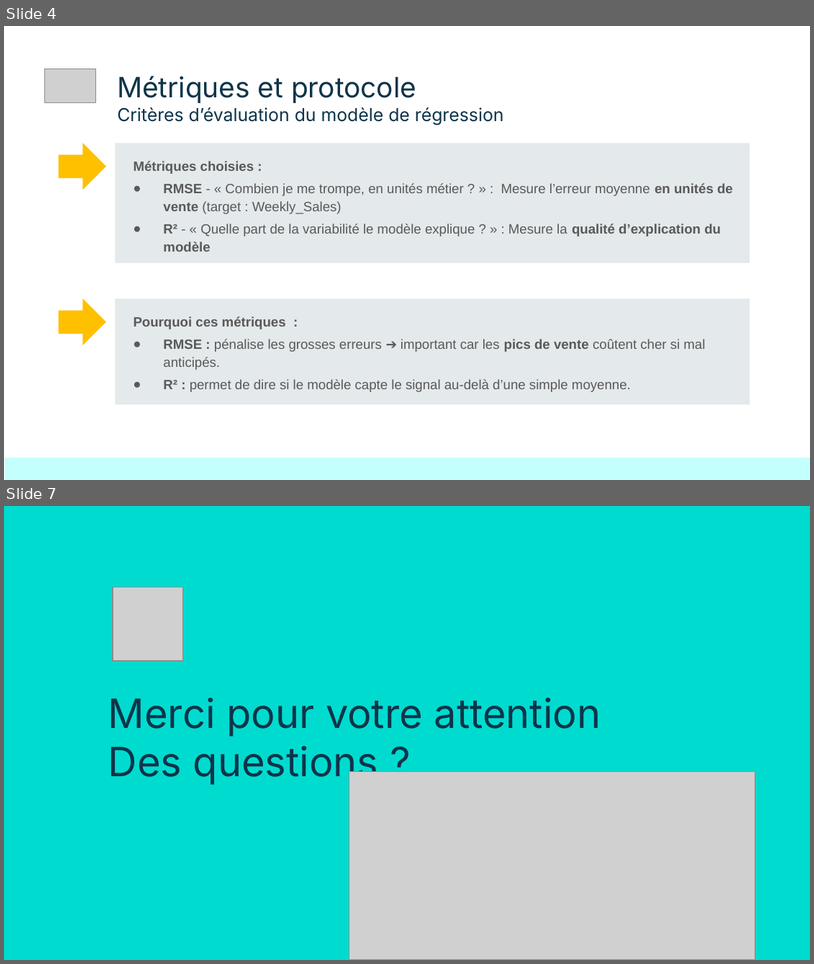
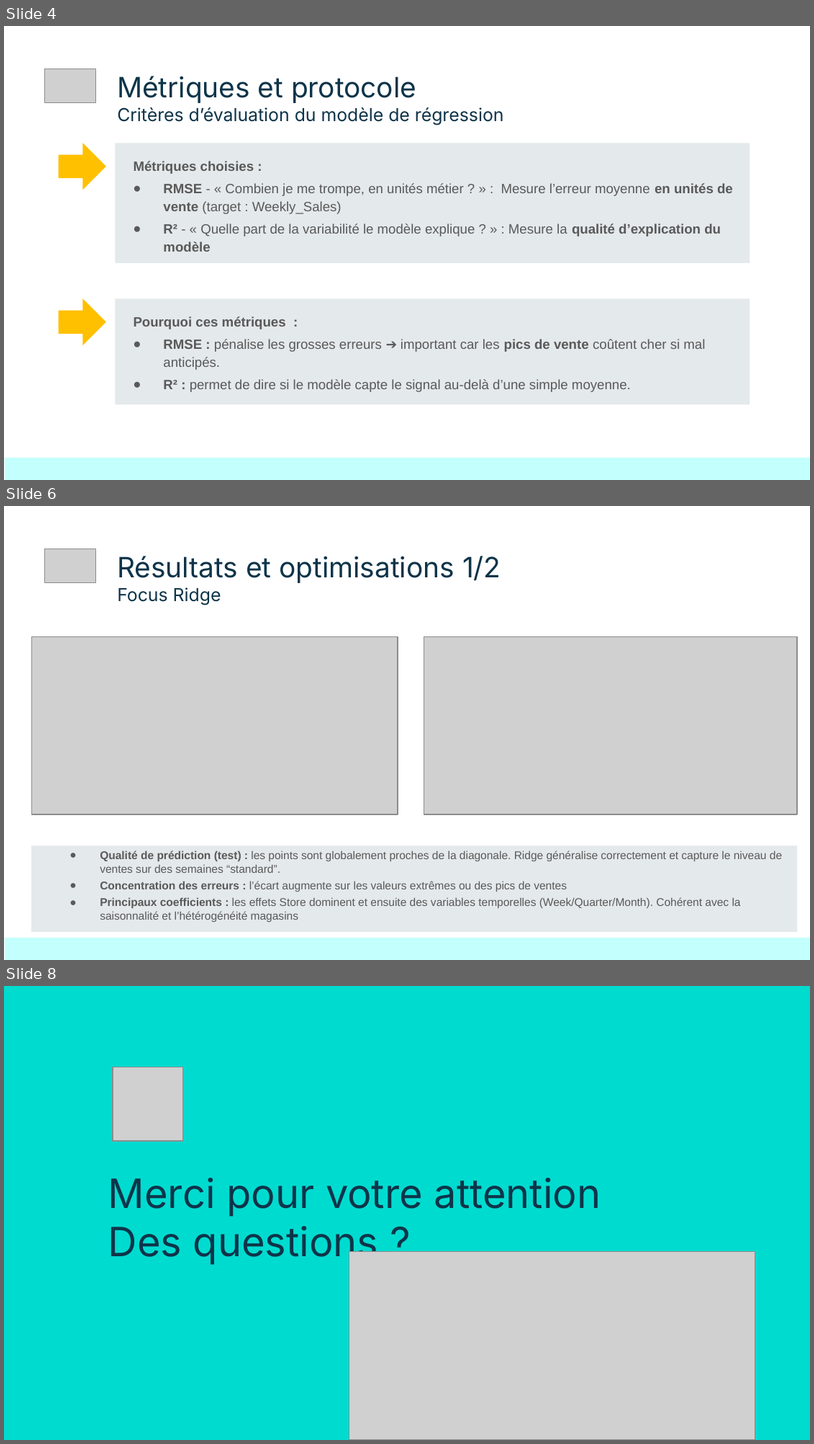
Before and after one commit to jyvuillequez/Bloc_03_Projet_Walmart_Sales, a slide deck: présentation/Bloc_03_Projet_Walmart_Sales.pptx. Shown one above the other, each under a label of ours: slides 4 and 7 before the commit, slides 4, 6 and 8 after it; the slides between them are not shown. The pictures are 814x964 and 814x1444 pixels, drawn with LibreOffice and Linux fonts; fonts in the diff are those of the drawing; grey boxes stand for pictures. Boxes give left, top, right and bottom in pixels: in the first picture for what was removed or moved away, otherwise in the second. Text is boxed around its words. In the diff, an @@ line names an element or a change of style, - is before the commit and + after.

```diff
--- a/présentation/Bloc_03_Projet_Walmart_Sales.pptx
+++ b/présentation/Bloc_03_Projet_Walmart_Sales.pptx
@@ slide 6 added at <box>4,506,810,960</box>, background #FFFFFF @@
@@ picture added at <box>45,548,96,582</box> @@
@@ text added at <box>117,556,501,605</box>, 25 pt, text #0E3449 @@
+Résultats et optimisations 1/2
+Focus Ridge
@@ picture added at <box>31,636,398,814</box> @@
@@ picture added at <box>424,636,797,814</box> @@
@@ rectangle added at <box>31,846,797,932</box>, fill #E4E9EB @@
@@ text added at <box>100,850,782,919</box>, 10 pt, text #595959 @@
+● Qualité de prédiction (test) : les points sont globalement proches de la diagonale. Ridge généralise correctement et capture le niveau de ventes sur des semaines “standard”.
+● Concentration des erreurs : l’écart augmente sur les valeurs extrêmes ou des pics de ventes
+● Principaux coefficients : les effets Store dominent et ensuite des variables temporelles (Week/Quarter/Month). Cohérent avec la saisonnalité et l’hétérogénéité magasins
@@ rectangle added at <box>5,937,810,959</box>, fill #C3FFFC @@
@@ what was slide 7 is now slide 8 @@
```
Also in this commit, not shown: 2 slides changed, 2 other files.
